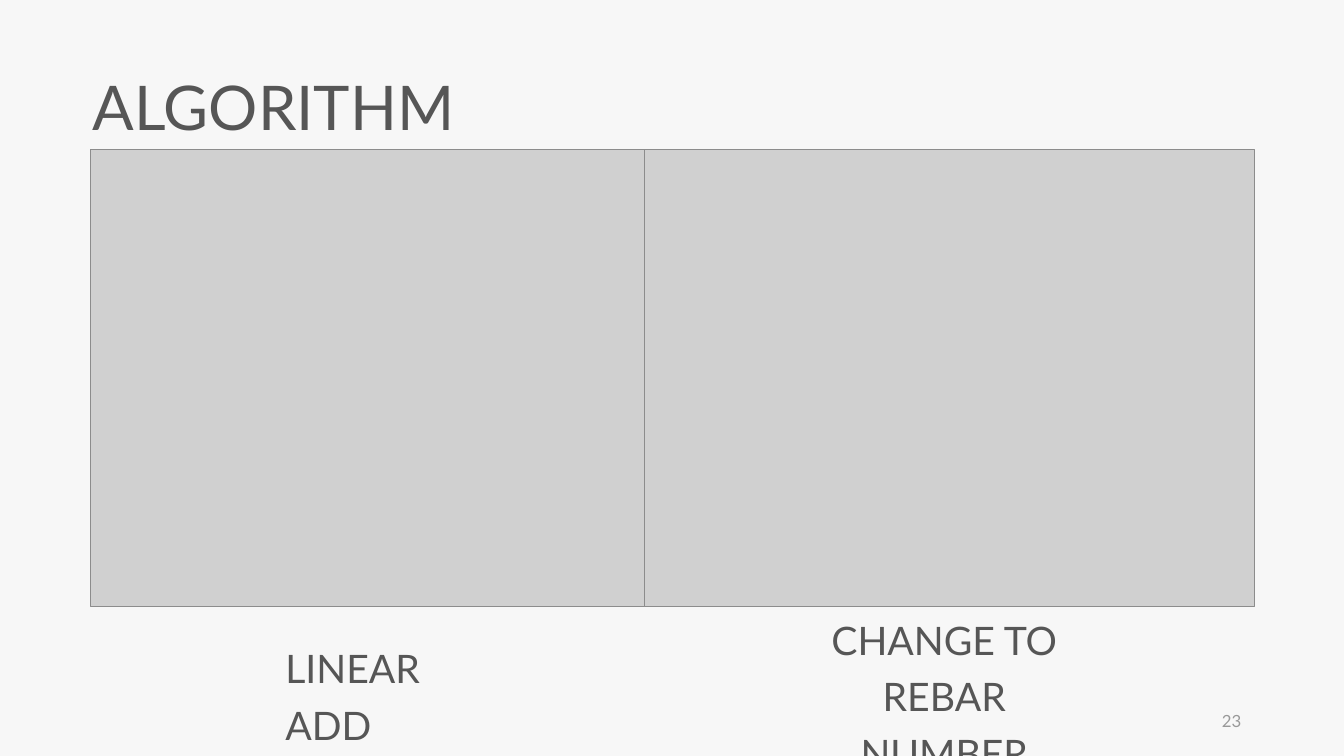
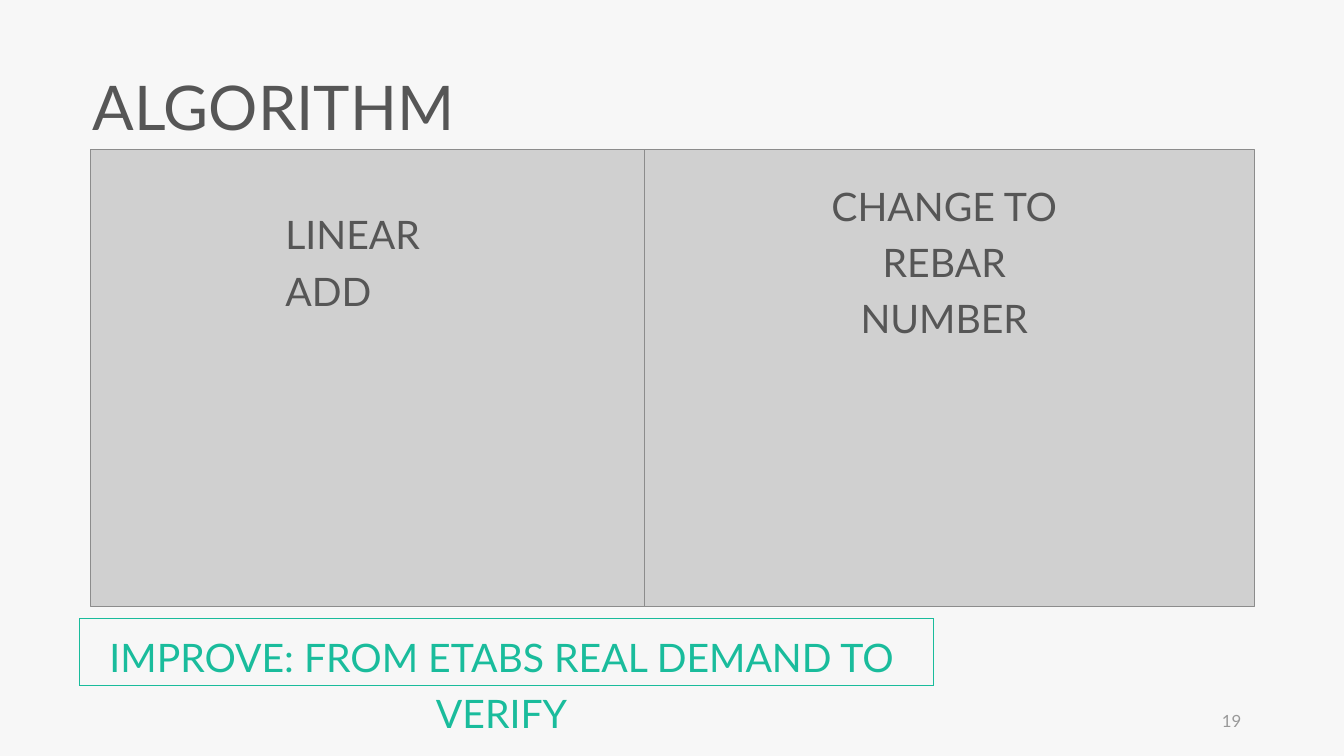
Before and after one commit to skyran1278/VbaProject, a slide deck: slide 19 of 20180126_SmartSplice/20180920_Meeting/20180920 Meeting.pptx (slide 23 before the commit). Drawn at 1344x756 pixels with LibreOffice and Linux fonts; fonts in the diff are those of the drawing; grey boxes stand for pictures. Boxes give left, top, right and bottom in pixels: in the first picture for what was removed or moved away, otherwise in the second. Text is boxed around its words. In the diff, an @@ line names an element or a change of style, - is before the commit and + after.

```diff
--- a/20180126_SmartSplice/20180920_Meeting/20180920 Meeting.pptx
+++ b/20180126_SmartSplice/20180920_Meeting/20180920 Meeting.pptx
@@ text "CHANGE TO" rewrapped from <box>831,626,1057,711</box> to <box>831,192,1057,333</box> @@
@@ text "LINEAR ADD": place and size @@
-text "LINEAR ADD" at <box>285,655,420,740</box>
+text "LINEAR ADD" at <box>285,221,420,306</box>
@@ rectangle added at <box>80,619,935,687</box>, outline #1ABC9C 0.75 pt, 28 pt, text #1ABC9C @@
+IMPROVE: FROM ETABS REAL DEMAND TO VERIFY
@@ page number at <box>1222,715,1241,727</box>: text changed @@
-23
+19
```
Also in this commit, not shown: 14 other slides changed, 3 slides added, 53 slides removed, 4 other files.
